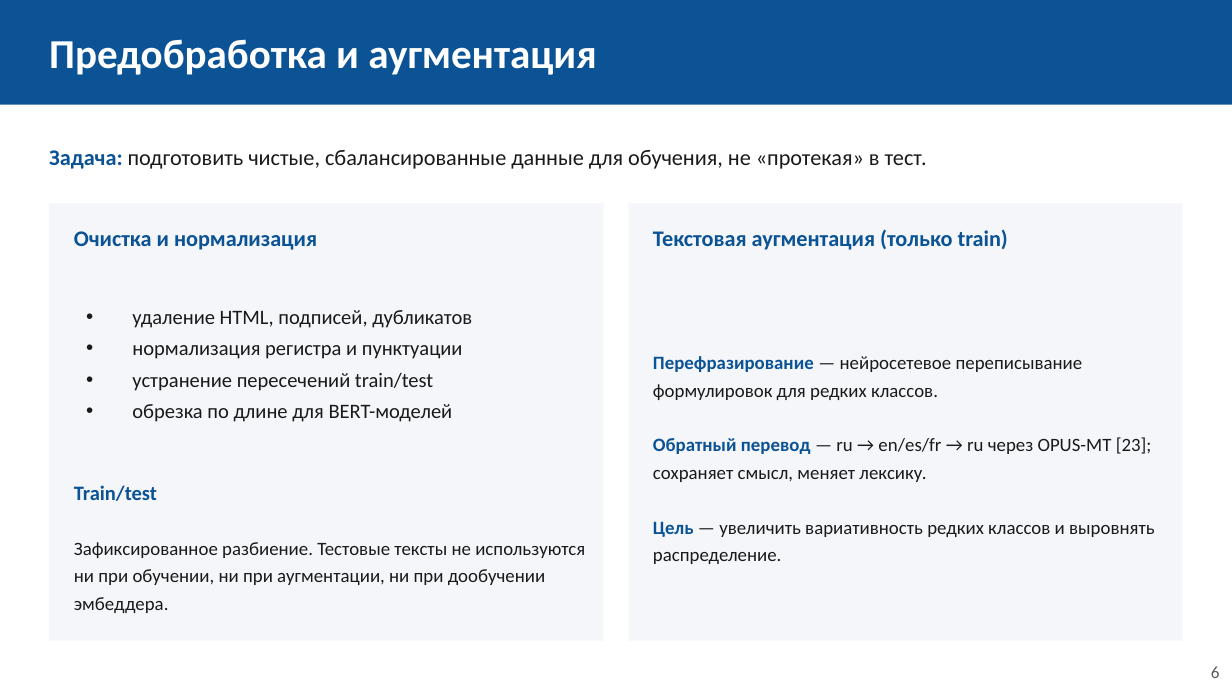
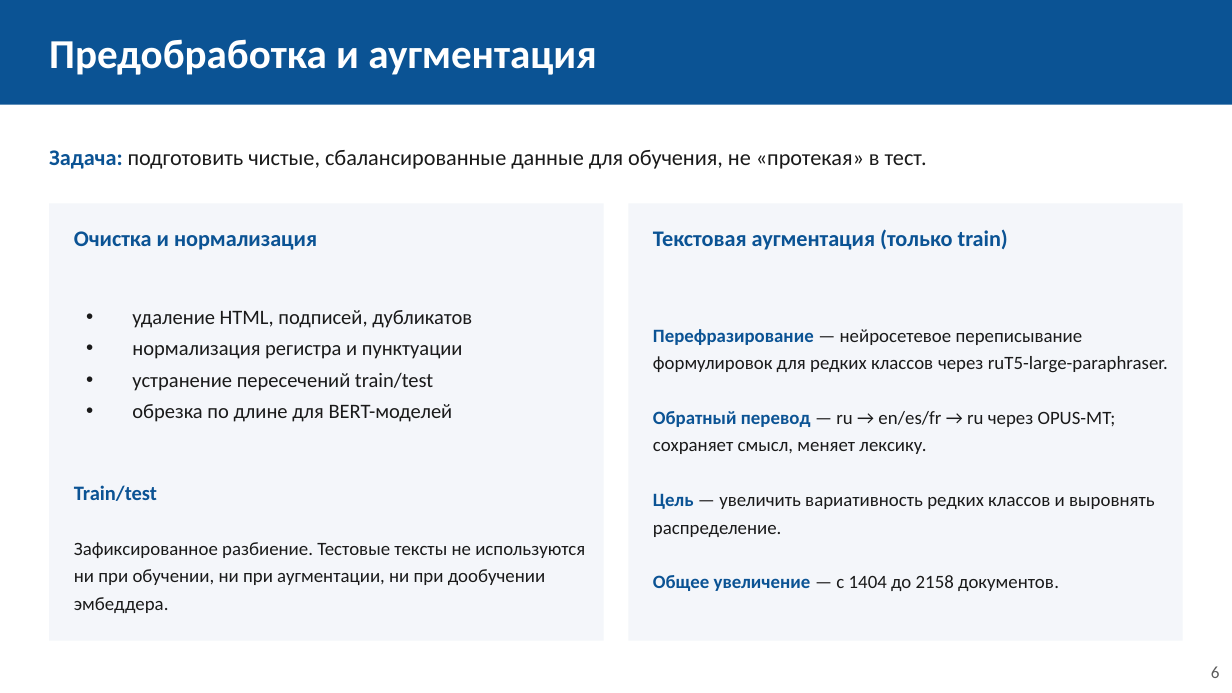
Before and after one commit to sevaTechoPark/mifi-vkr, a slide deck: slide 6 of defence/vkr_defense.pptx. Drawn at 1232x693 pixels with LibreOffice and Linux fonts; fonts in the diff are those of the drawing. Boxes give left, top, right and bottom in pixels: in the first picture for what was removed or moved away, otherwise in the second. Text is boxed around its words. In the diff, an @@ line names an element or a change of style, - is before the commit and + after.

```diff
--- a/defence/vkr_defense.pptx
+++ b/defence/vkr_defense.pptx
@@ text at <box>653,329,1168,454</box>: text changed @@
-Перефразирование — нейросетевое переписывание формулировок для редких классов.
-Обратный перевод — ru → en/es/fr → ru через OPUS-MT [23]; сохраняет смысл, меняет лексику.
+Перефразирование — нейросетевое переписывание формулировок для редких классов через ruT5-large-paraphraser.
+Обратный перевод — ru → en/es/fr → ru через OPUS-MT; сохраняет смысл, меняет лексику.
@@ text at <box>653,575,1059,591</box>: paragraph added @@
+Общее увеличение — с 1404 до 2158 документов.
```
Also in this commit, not shown: 7 other slides changed, 2 slides added, 1 slide removed, 1 other file.
